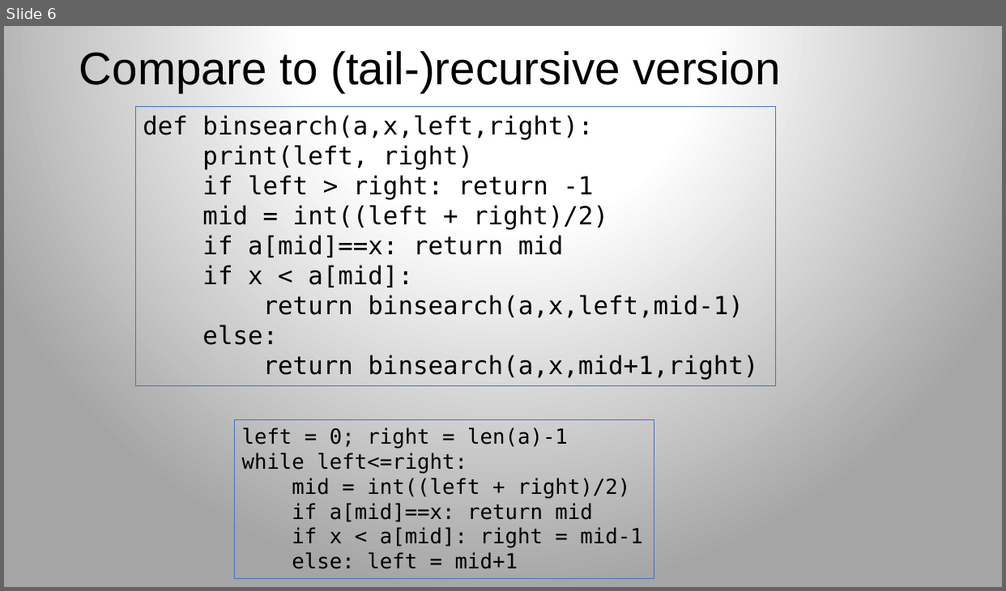
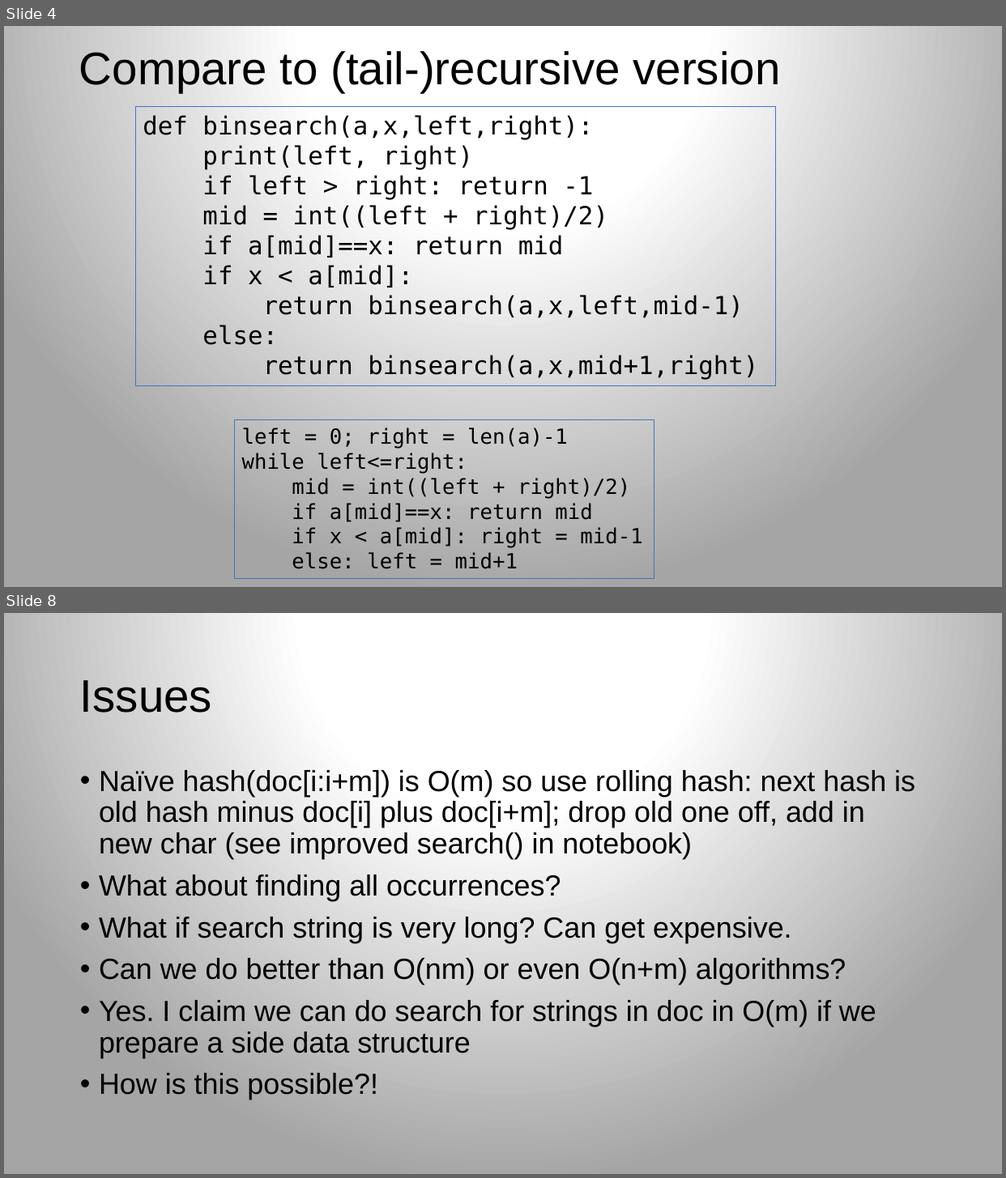
Before and after one commit to parrt/msds689, a slide deck: notes/searching.pptx. Shown one above the other, each under a label of ours: slide 6 before the commit, slides 4 and 8 after it; the slides between them are not shown. The pictures are 1006x591 and 1006x1178 pixels, drawn with LibreOffice and Linux fonts; fonts in the diff are those of the drawing; background and template pictures are left out. Boxes give left, top, right and bottom in pixels: in the first picture for what was removed or moved away, otherwise in the second. Text is boxed around its words. In the diff, an @@ line names an element or a change of style, - is before the commit and + after.

```diff
--- a/notes/searching.pptx
+++ b/notes/searching.pptx
@@ slide 8 added at (4,613,1002,1174), background gradient #FFFFFF to #A5A5A5 @@
@@ title added at (80,680,212,713), 44 pt, text #000000 @@
+Issues
@@ text added at (99,770,915,1100), 28 pt, text #000000 @@
+• Naïve hash(doc[i:i+m]) is O(m) so use rolling hash: next hash is old hash minus doc[i] plus doc[i+m]; drop old one off, add in new char (see improved search() in notebook)
+• What about finding all occurrences?
+• What if search string is very long? Can get expensive.
+• Can we do better than O(nm) or even O(n+m) algorithms?
+• Yes. I claim we can do search for strings in doc in O(m) if we prepare a side data structure
+• How is this possible?!
@@ what was slide 6 is now slide 4 @@
```
Also in this commit, not shown: 3 slides changed, 3 other slides added, 4 other files.
